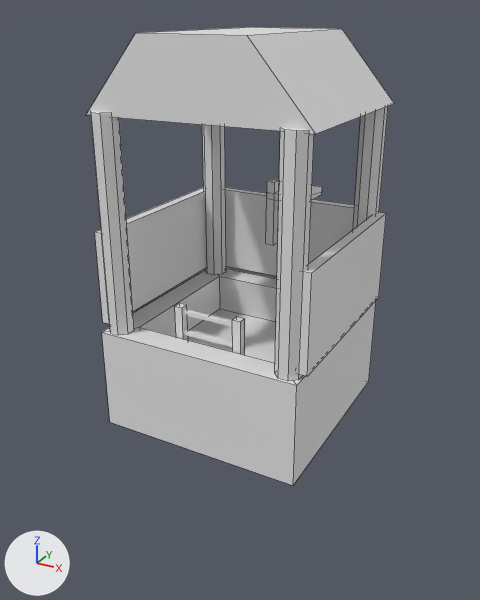
The FBX model Assets/resources/meshes/mineshaft.fbx, before and after one commit.
Before and after are seen from a 50 mm lens placed at (2.83, -5.28, 2.78), pointed at (-0.08, 0.01, 0.13). The axes (+X, +Y, +Z) are drawn at lower left. The lights are the same throughout. Mesh edges are drawn as thin lines on the coarser meshes. Where no turn or scale is listed for an object, it has been applied to the vertices.
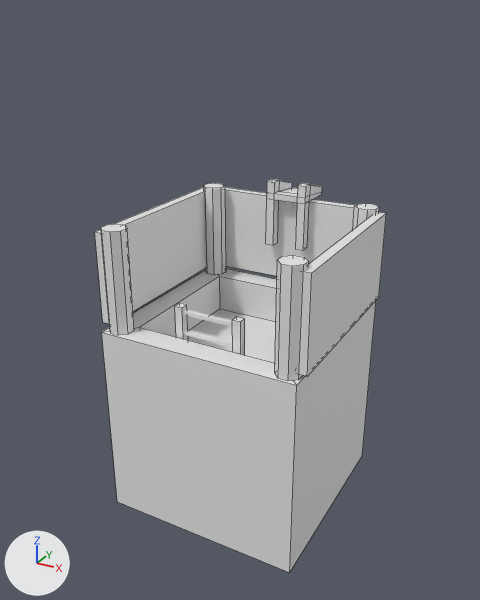
Commit message: Mineshaft now performs depth test.

Changed parts and their boxes (x1, y1, x2, y2) in the pictures (480 x 600 px; the box of a moved part takes in the faces that stretch with it):
'Cube', reshaped (41% taller): before (102, 269, 376, 485); after (102, 269, 376, 573)
'Cube.005', deleted: before (86, 27, 394, 134)
'Cylinder', mesh rescaled (6% narrower, 28% shorter): before (91, 106, 388, 381); after (101, 183, 379, 381)
part 2 of me_cube_001, moved or reshaped: before (108, 368, 369, 485); after (108, 368, 369, 573)

The change, as a list of edits to the scene's bpy script:
```text
Change me_cube_001:
    where me_cube_001.from_pydata(...)  # 16 vertices, 13 faces; spans x -1.0..1.0, y -1.0..1.0, z -1.0..0.0
    used by ob_cube; location = (0.0, 0.0, 0.0)
    before: 0 (-1.0, -1.0, -1.0) at pixel (109, 422), 2 (-1.0, 1.0, -1.0), 4 (1.0, -1.0, -1.0) at pixel (293, 485), 6 (1.0, 1.0, -1.0) at pixel (368, 381)
    me_cube_001 part 2
    add for i in [0, 2, 4, 6]: me_cube_001.vertices[i].co += Vector((0.0, 0.0, -1.0))
Change me_cylinder:
    where me_cylinder.from_pydata(...)  # 64 vertices, 40 faces; spans x -0.98..0.98, y -0.98..0.98, z 0.0..2.0
    used by ob_cylinder; location = (0.0, 0.0, 0.0)
    me_cylinder part 1: the whole mesh is scaled about the mesh origin by (1, 1, 0.5)
Remove ob_cube_005:
    ob_cube_005 = bpy.data.objects.new('Cube.005', me_cube_006)
    ob_cube_005.location = (-1.1, 0.0, 1.9)
```
